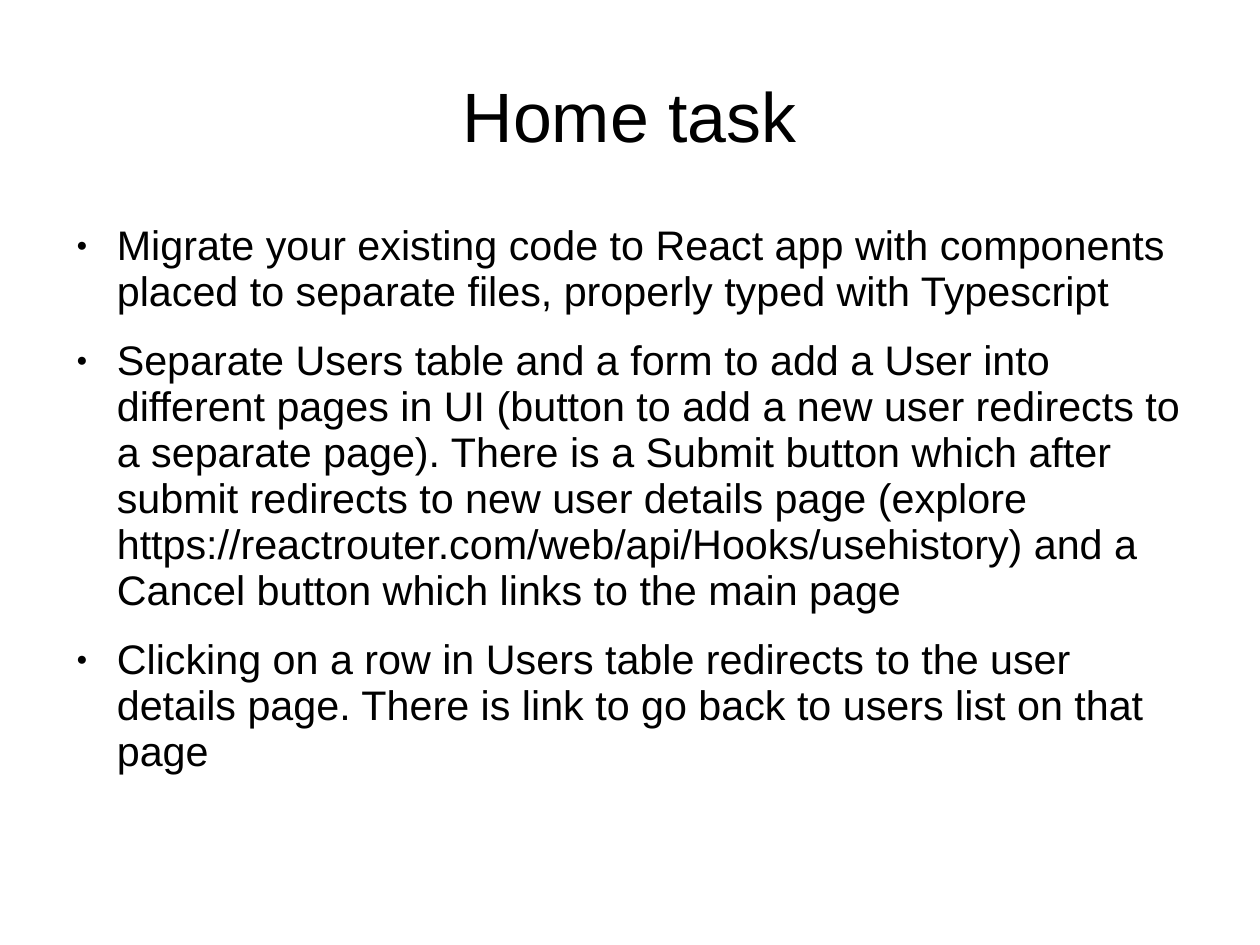
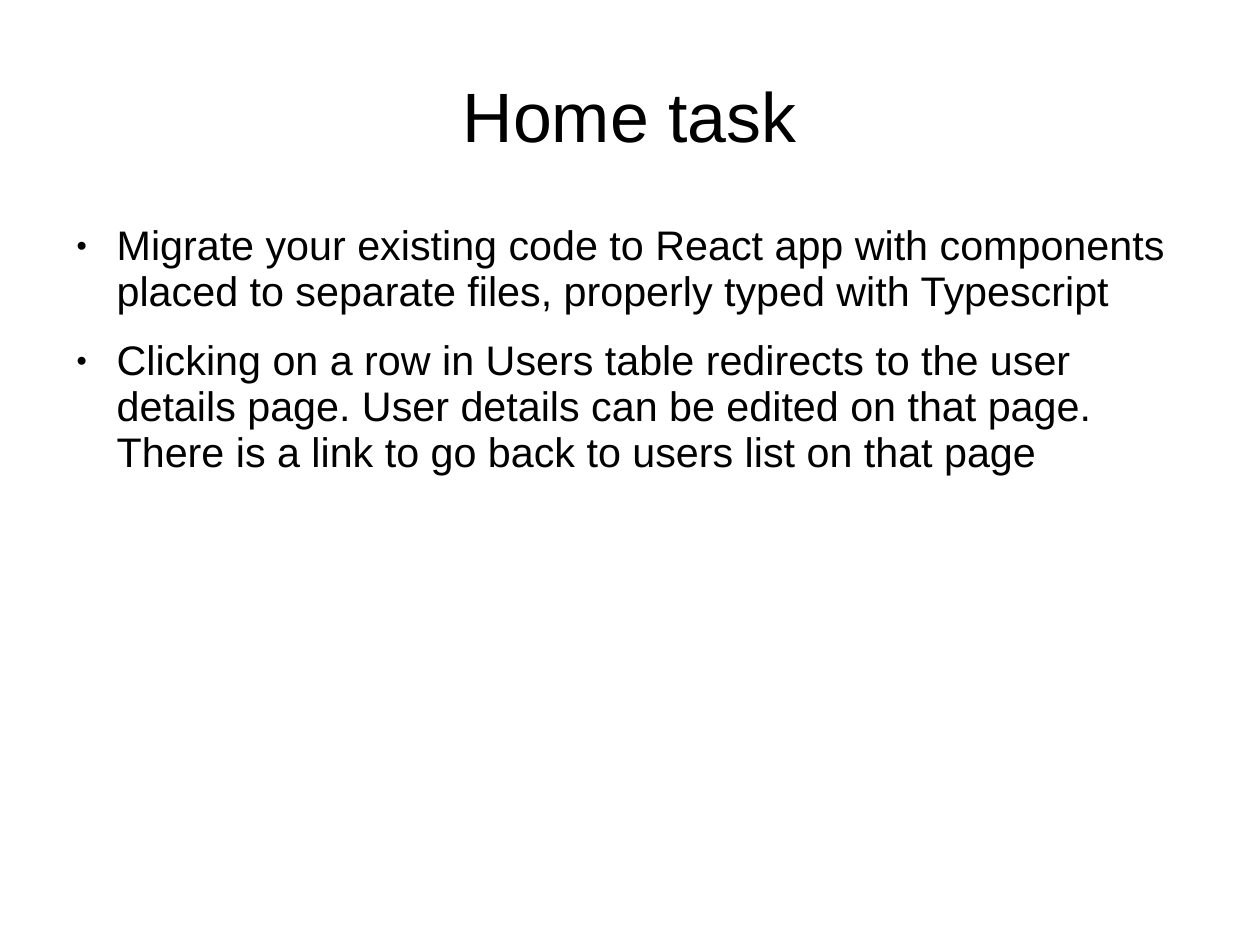
Before and after one commit to amtoss-study/react-demo, a slide deck: slide 5 of materials/Lesson2.ppt. Drawn at 1260x945 pixels with LibreOffice and Linux fonts; fonts in the diff are those of the drawing. Boxes give left, top, right and bottom in pixels: in the first picture for what was removed or moved away, otherwise in the second. Text is boxed around its words. In the diff, an @@ line names an element or a change of style, - is before the commit and + after.

```diff
--- a/materials/Lesson2.ppt
+++ b/materials/Lesson2.ppt
@@ text at <box>117,345,1091,475</box>: text changed @@
-● Separate Users table and a form to add a User into different pages in UI (button to add a new user redirects to a separate page). There is a Submit button which after submit redirects to new user details page (explore https://reactrouter.com/web/api/Hooks/usehistory) and a Cancel button which links to the main page
-● Clicking on a row in Users table redirects to the user details page. There is link to go back to users list on that page
+● Clicking on a row in Users table redirects to the user details page. User details can be edited on that page. There is a link to go back to users list on that page
```
Also in this commit, not shown: 1 other slide changed.
